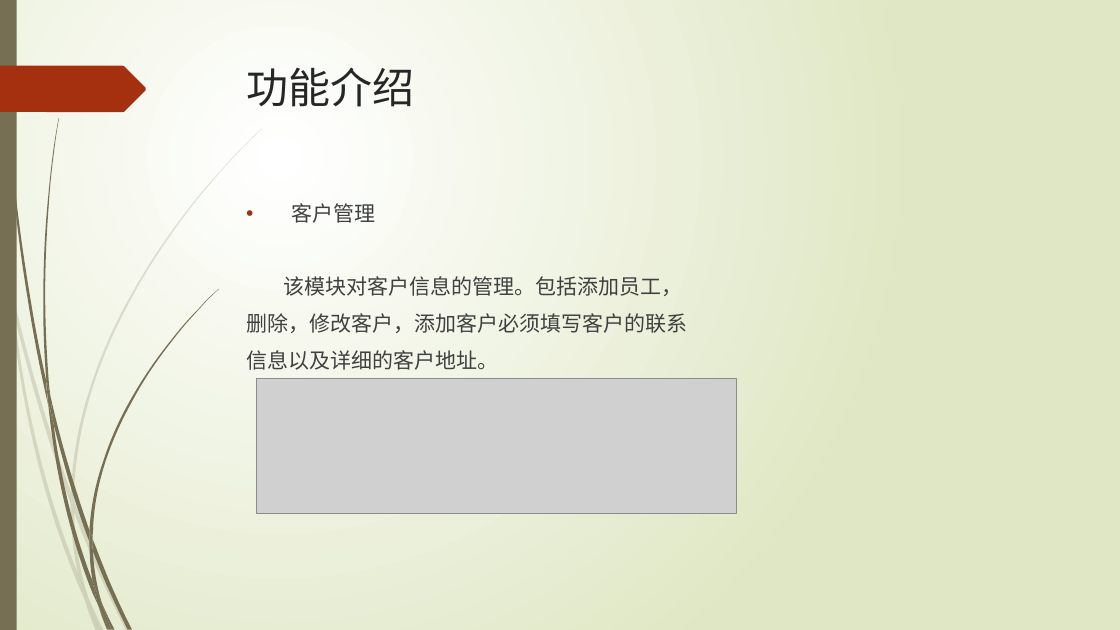
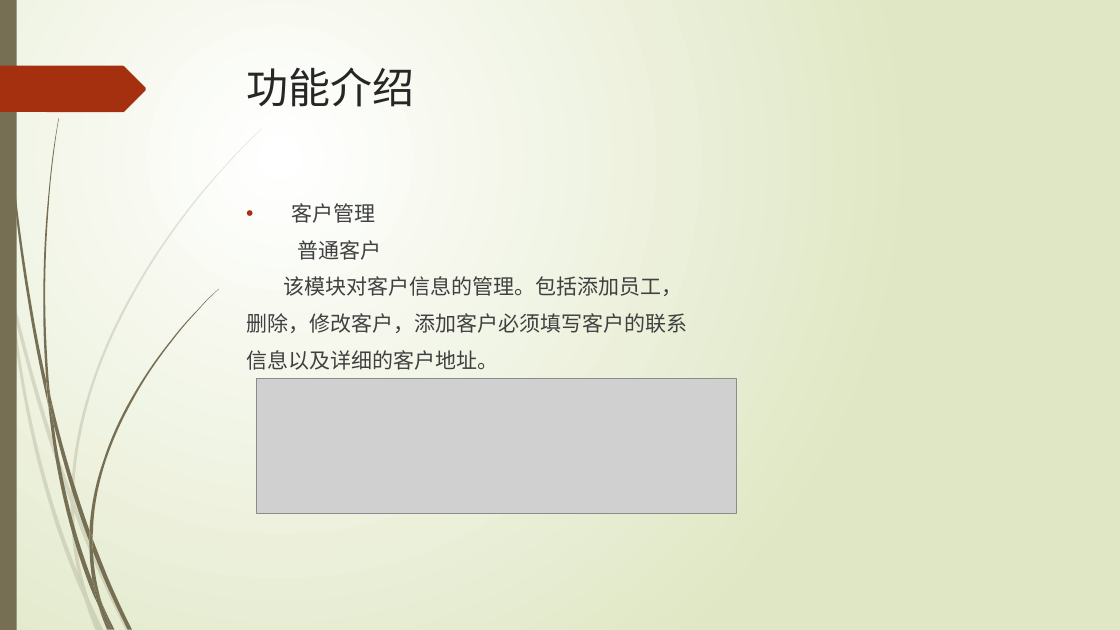
Before and after one commit to LNNying/CompletionReport, a slide deck: slide 11 of 软外4-刘宁宁201540704138-产品说明.pptx (slide 12 before the commit). Drawn at 1120x630 pixels with LibreOffice and Linux fonts; fonts in the diff are those of the drawing; grey boxes stand for pictures. Boxes give left, top, right and bottom in pixels: in the first picture for what was removed or moved away, otherwise in the second. Text is boxed around its words. In the diff, an @@ line names an element or a change of style, - is before the commit and + after.

```diff
--- a/软外4-刘宁宁201540704138-产品说明.pptx
+++ b/软外4-刘宁宁201540704138-产品说明.pptx
@@ text at [298, 240, 382, 260]: paragraph added @@
+普通客户
```
Also in this commit, not shown: 1 slide added.
